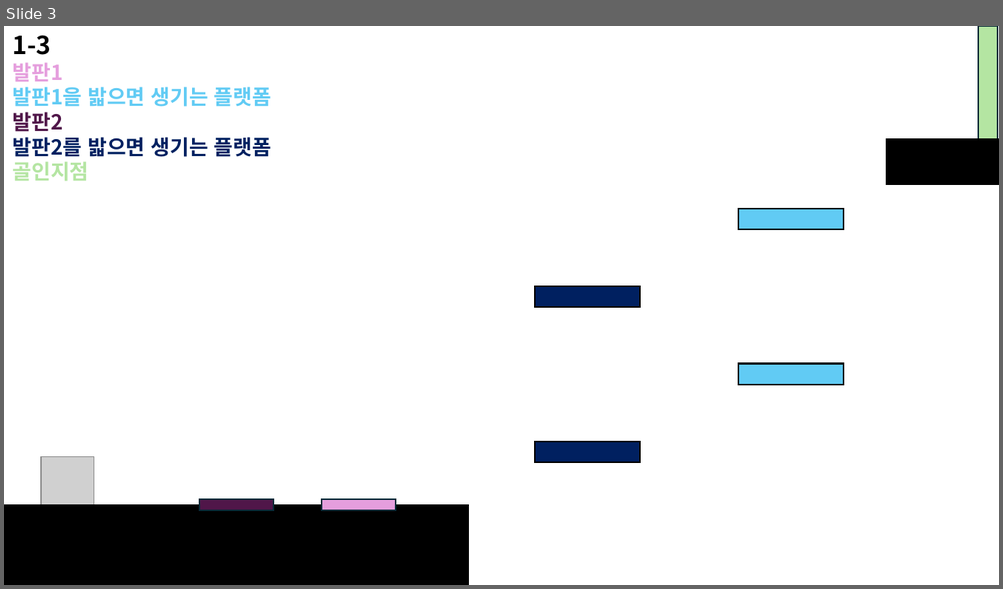
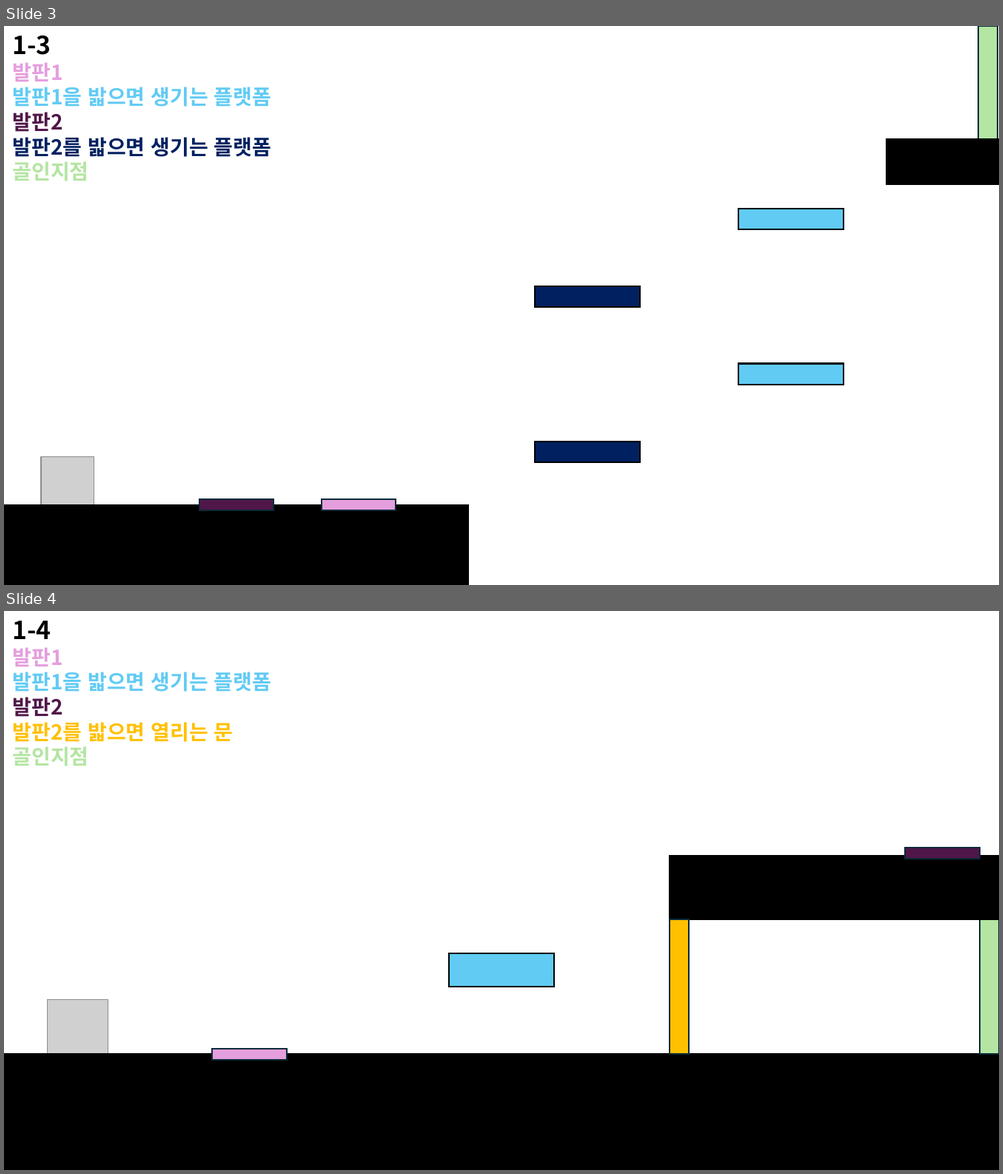
Before and after one commit to aufaks/2DGP_project_26, a slide deck: stages/Stage_Design.pptx. Shown one above the other, each under a label of ours: slide 3 before the commit, slides 3 and 4 after it. The pictures are 1003x589 and 1003x1174 pixels, drawn with LibreOffice and Linux fonts; fonts in the diff are those of the drawing; grey boxes stand for pictures. Boxes give left, top, right and bottom in pixels: in the first picture for what was removed or moved away, otherwise in the second. Text is boxed around its words. In the diff, an @@ line names an element or a change of style, - is before the commit and + after.

```diff
--- a/stages/Stage_Design.pptx
+++ b/stages/Stage_Design.pptx
@@ slide 4 added at [4,611,999,1170], background #FFFFFF @@
@@ text added at [13,621,271,766], 20 pt, text #61CBF4, bold @@
+1-4
+발판1
+발판1을 밟으면 생기는 플랫폼
+발판2
+발판2를 밟으면 열리는 문
+골인지점
@@ rectangle added at [905,849,980,860], fill #501649, outline #092A39 1.5 pt @@
@@ rectangle added at [669,857,999,920], fill #000000, outline #000000 1.5 pt @@
@@ rectangle added at [669,919,689,1054], fill #FFC000, outline #092A39 1.5 pt @@
@@ rectangle added at [979,919,999,1054], fill #B4E5A2, outline #092A39 1.5 pt @@
@@ rectangle added at [449,954,554,987], fill #61CBF4, outline #000000 1.5 pt @@
@@ picture added at [48,999,108,1054] @@
@@ rectangle added at [212,1049,287,1060], fill #E59EDD, outline #092A39 1.5 pt @@
@@ rectangle added at [4,1055,999,1170], fill #000000, outline #000000 1.5 pt @@
```
Also in this commit, not shown: 1 other slide added, 15 other files.
